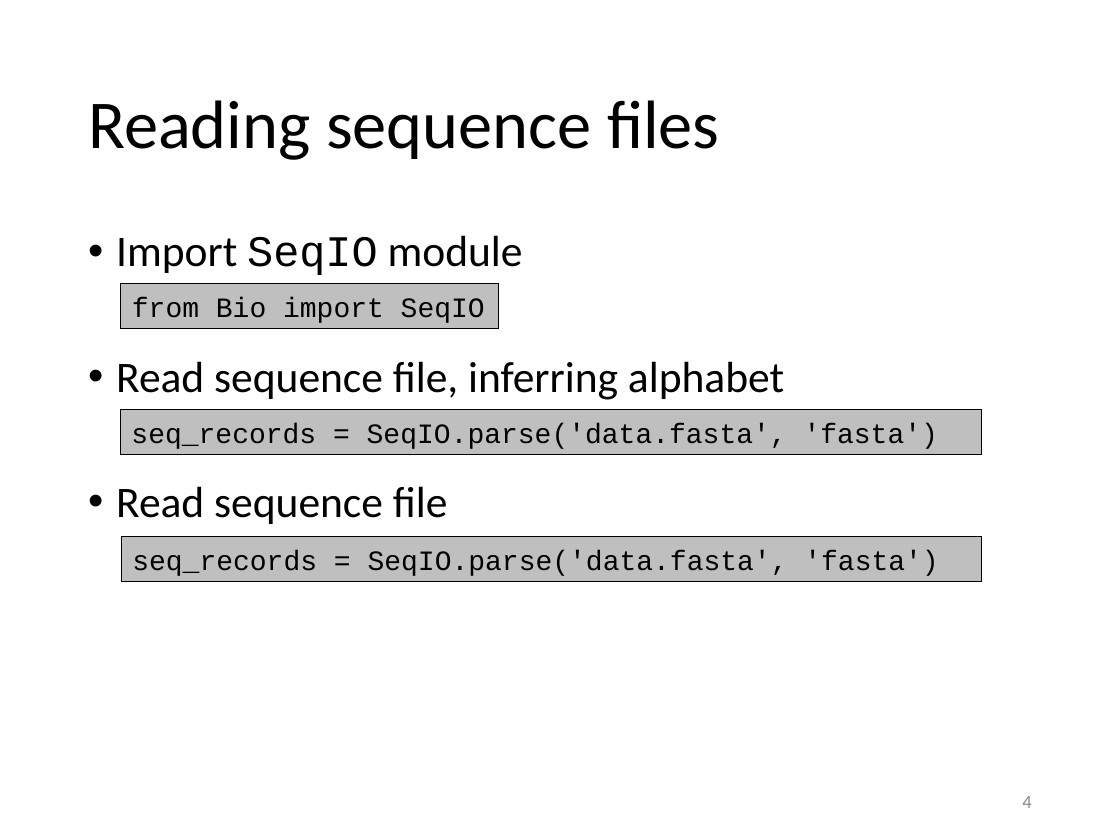
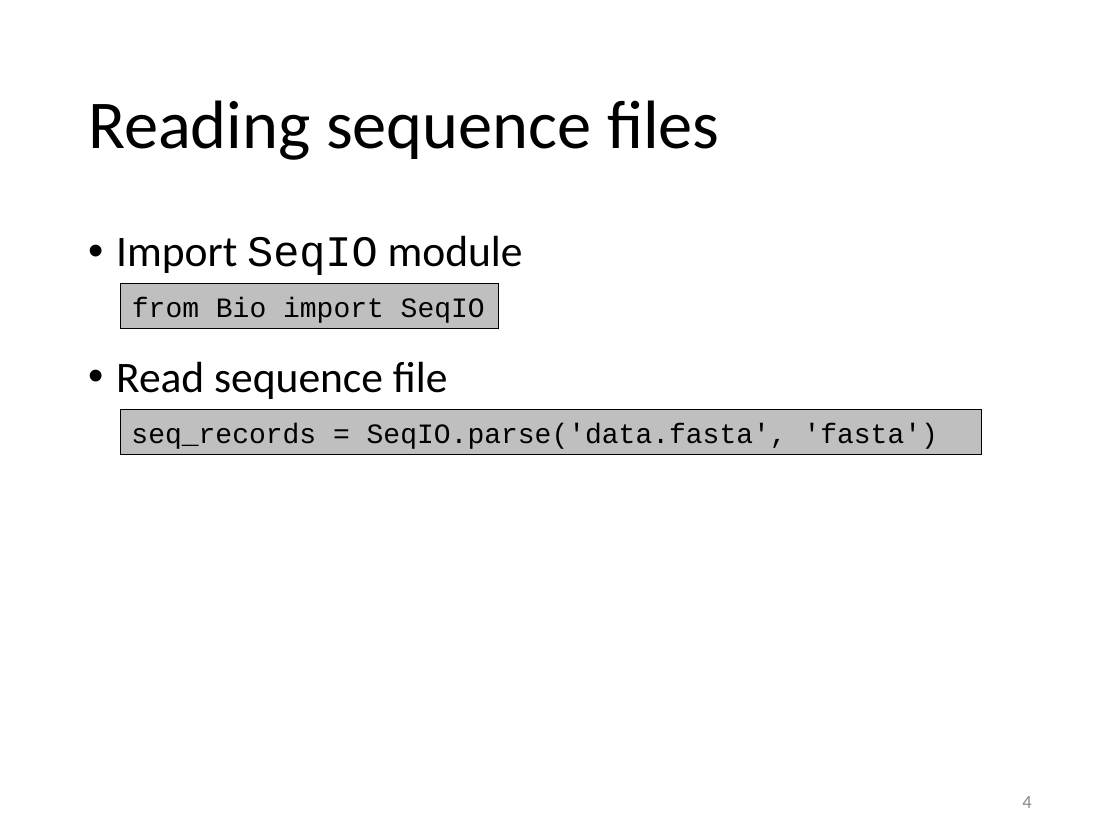
Before and after one commit to gjbex/training-material, a slide deck: slide 4 of Python/biopython.pptx. Drawn at 1120x840 pixels with LibreOffice and Linux fonts; fonts in the diff are those of the drawing. Boxes give left, top, right and bottom in pixels: in the first picture for what was removed or moved away, otherwise in the second. Text is boxed around its words. In the diff, an @@ line names an element or a change of style, - is before the commit and + after.

Commit message:
Remove references to sequence alphabets

```diff
--- a/Python/biopython.pptx
+++ b/Python/biopython.pptx
@@ text at (116,361,784,400): paragraph removed @@
-• Read sequence file, inferring alphabet
@@ rectangle removed at (121,536,981,581) @@
-seq_records = SeqIO.parse('data.fasta', 'fasta')
```
Also in this commit, not shown: 1 other slide changed.
